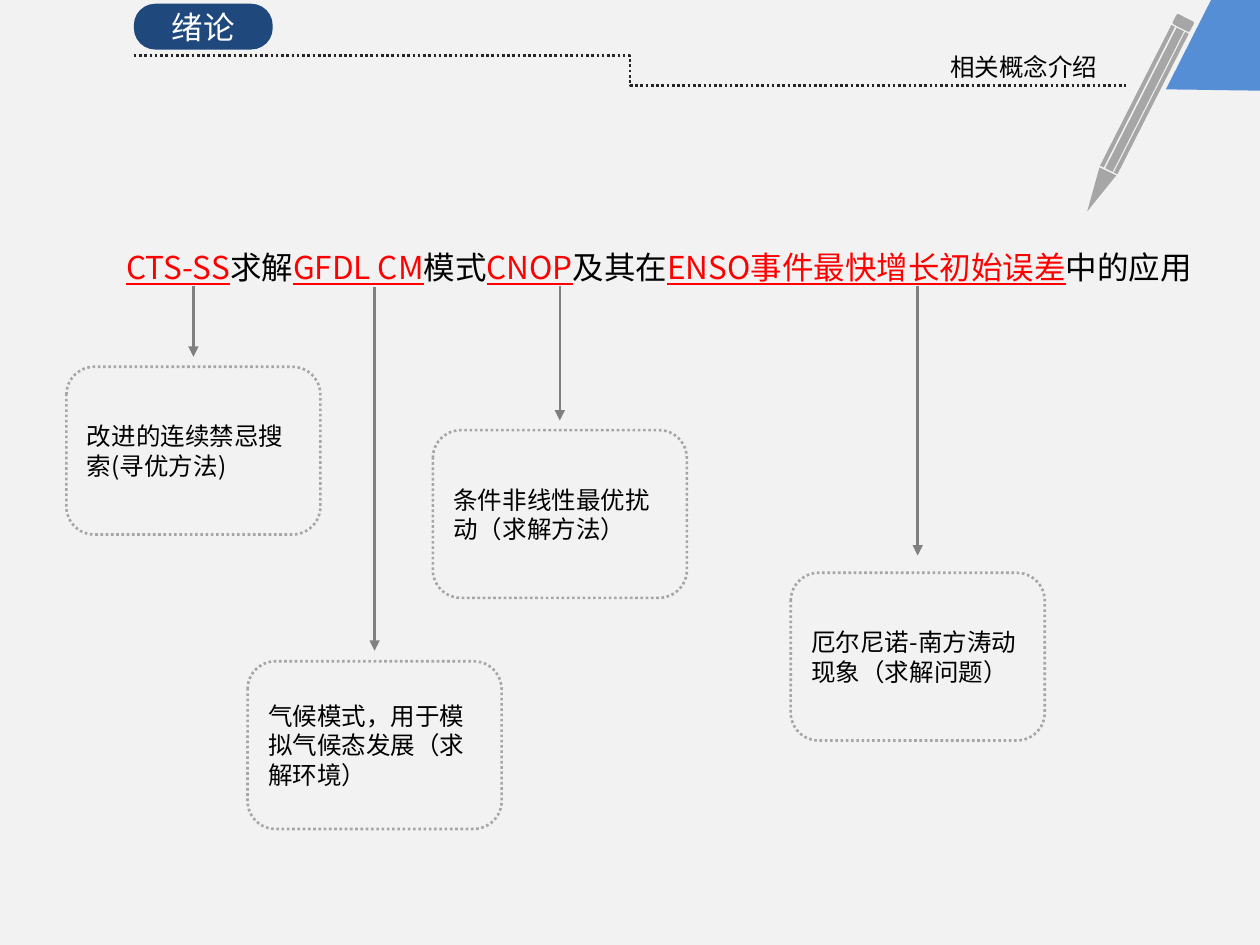
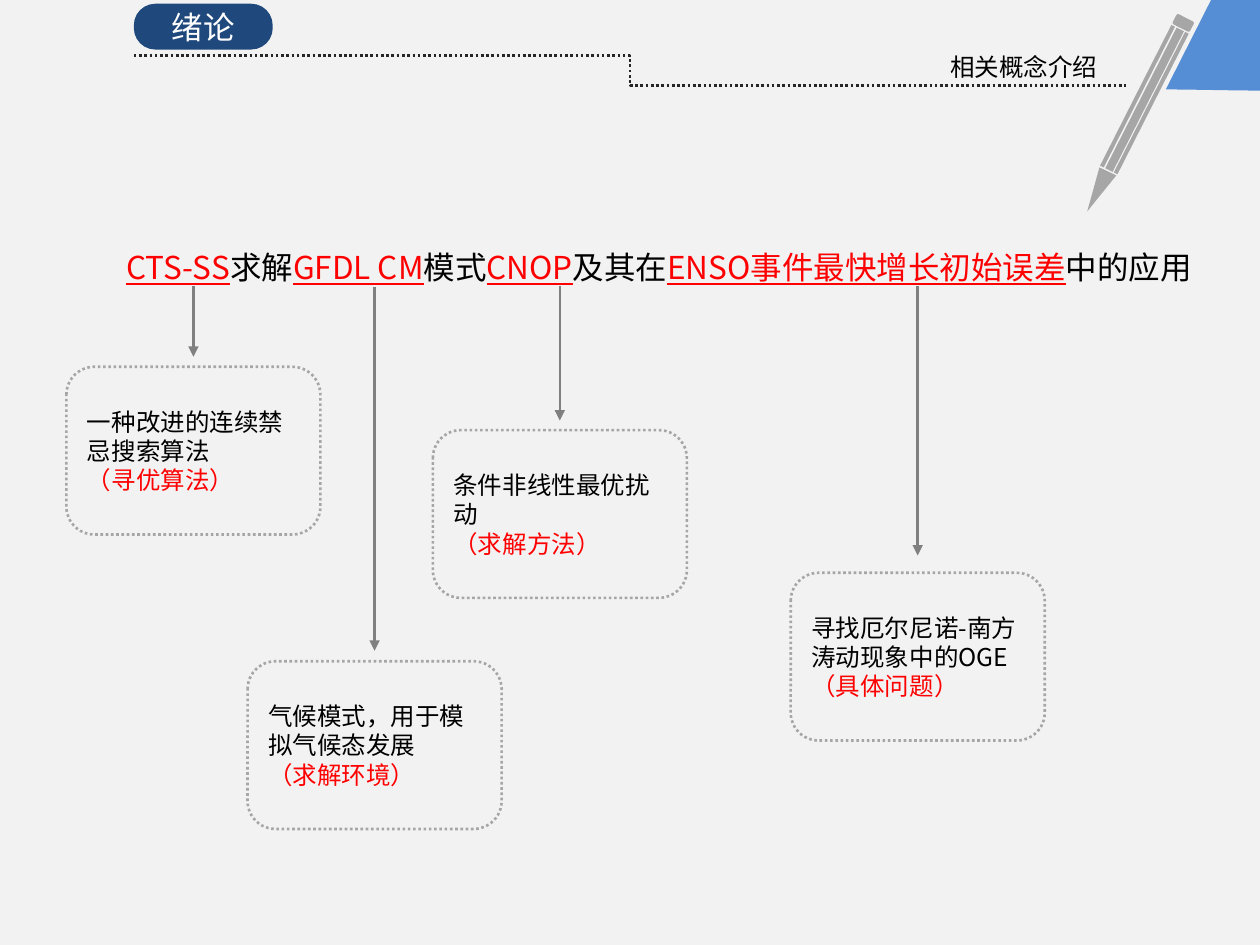
Before and after one commit to KrisCheng/GraduationDesign, a slide deck: slide 6 of FinalPaper/毕业答辩.pptx. Drawn at 1260x945 pixels with LibreOffice and Linux fonts; fonts in the diff are those of the drawing. Boxes give left, top, right and bottom in pixels: in the first picture for what was removed or moved away, otherwise in the second. Text is boxed around its words. In the diff, an @@ line names an element or a change of style, - is before the commit and + after.

```diff
--- a/FinalPaper/毕业答辩.pptx
+++ b/FinalPaper/毕业答辩.pptx
@@ text in rounded rectangle at (87, 410, 283, 492): text changed @@
-改进的连续禁忌搜索(寻优方法)
+一种改进的连续禁忌搜索算法
+（寻优算法）
@@ text in rounded rectangle at (453, 473, 649, 556): text changed @@
-条件非线性最优扰动（求解方法）
+条件非线性最优扰动
+（求解方法）
@@ text in rounded rectangle at (811, 616, 1016, 698): text changed @@
-厄尔尼诺-南方涛动现象（求解问题）
+寻找厄尔尼诺-南方涛动现象中的OGE
+（具体问题）
@@ text in rounded rectangle at (268, 704, 464, 787): text changed @@
-气候模式，用于模拟气候态发展（求解环境）
+气候模式，用于模拟气候态发展
+（求解环境）
```
Also in this commit, not shown: 5 other slides changed, 2 other files.
